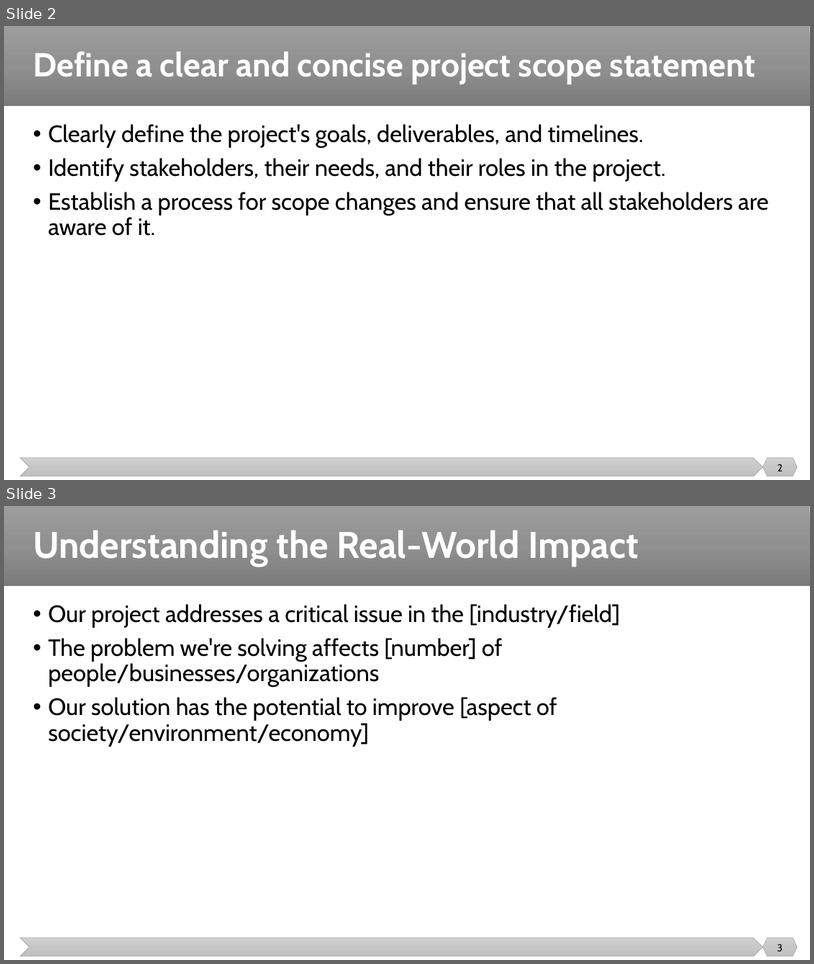
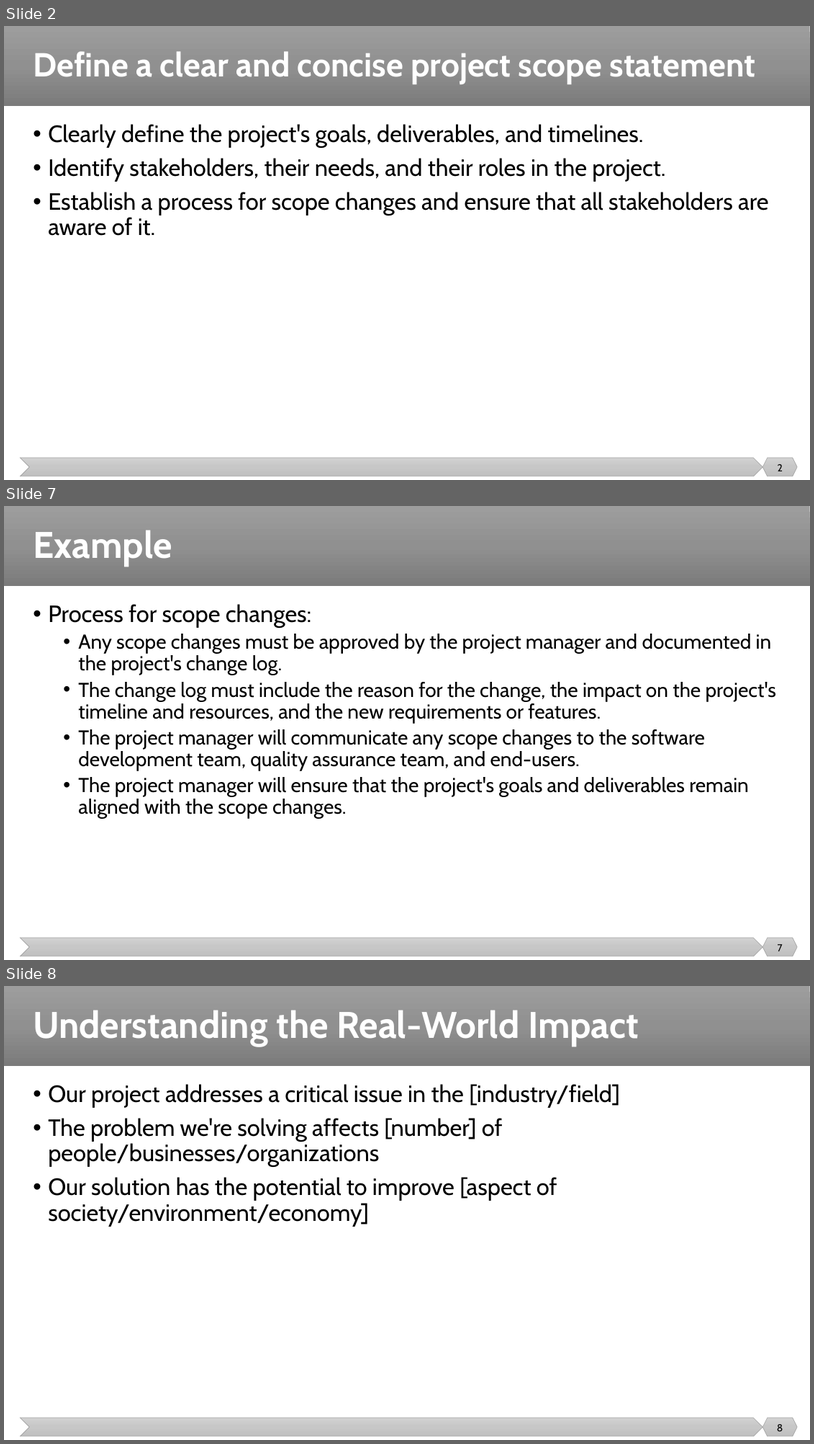
Before and after one commit to malenezi/malenezi, a slide deck: SE499/Lectures/8/Best Practices.pptx. Shown one above the other, each under a label of ours: slides 2 and 3 before the commit, slides 2, 7 and 8 after it; the slides between them are not shown. The pictures are 814x964 and 814x1444 pixels, drawn with LibreOffice and Linux fonts; fonts in the diff are those of the drawing. Boxes give left, top, right and bottom in pixels: in the first picture for what was removed or moved away, otherwise in the second. Text is boxed around its words. In the diff, an @@ line names an element or a change of style, - is before the commit and + after.

```diff
--- a/SE499/Lectures/8/Best Practices.pptx
+++ b/SE499/Lectures/8/Best Practices.pptx
@@ slide 7 added at (x1=4, y1=506, x2=810, y2=960), background #FFFFFF; not listed: 3 template elements that a slide beside it also shows @@
@@ title added at (x1=33, y1=530, x2=172, y2=566), 44 pt, text #FFFFFF, bold @@
+Example
@@ text added at (x1=48, y1=604, x2=777, y2=818), 24 pt, text #000000 @@
+• Process for scope changes:
+  • Any scope changes must be approved by the project manager and documented in the project's change log.
+  • The change log must include the reason for the change, the impact on the project's timeline and resources, and the new requirements or features.
+  • The project manager will communicate any scope changes to the software development team, quality assurance team, and end-users.
+  • The project manager will ensure that the project's goals and deliverables remain aligned with the scope changes.
@@ page number added at (x1=778, y1=944, x2=783, y2=951), 12 pt, text #000000 @@
+7
@@ what was slide 3 is now slide 8 @@
@@ page number at (x1=777, y1=1424, x2=784, y2=1431): text changed @@
-3
+8
```
Also in this commit, not shown: 5 other slides added, 8 other files.
